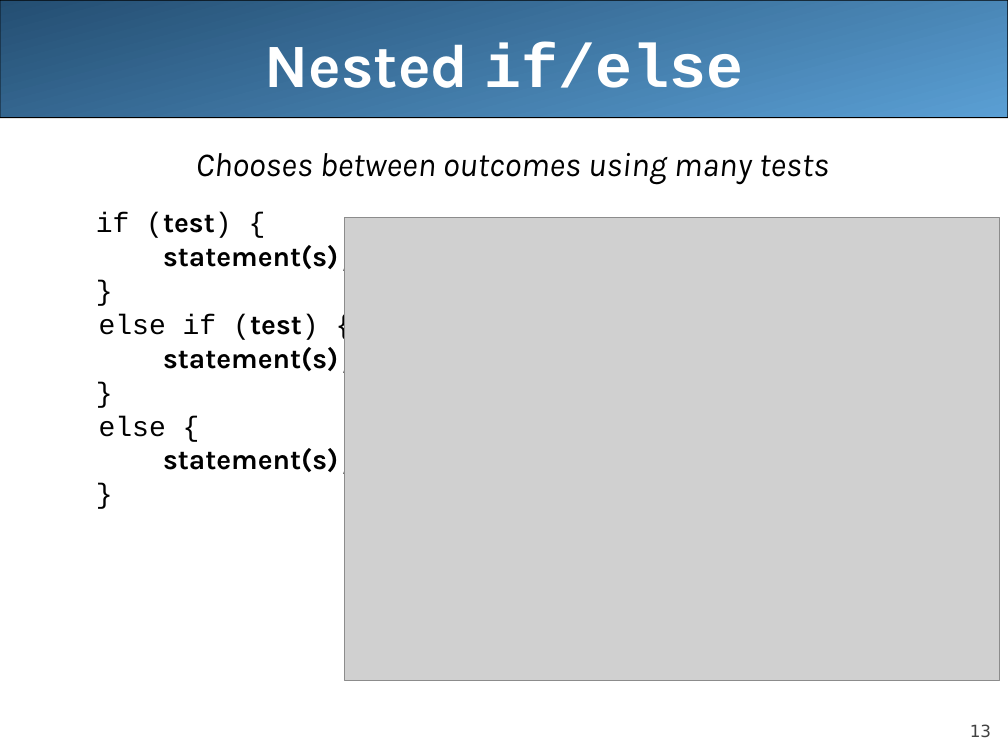
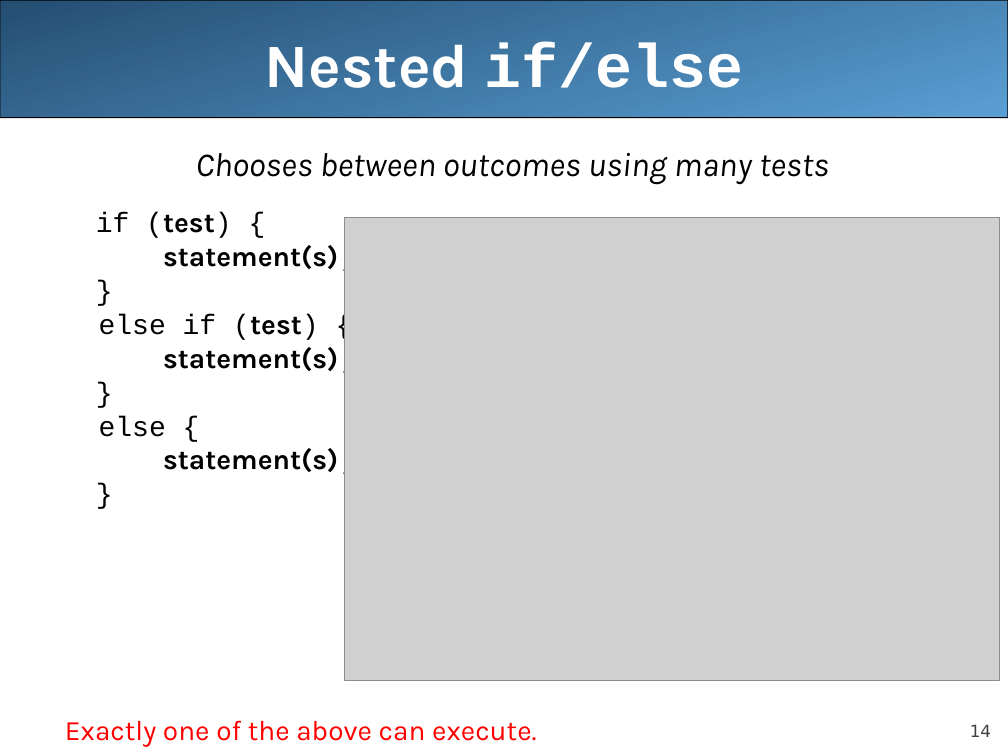
Before and after one commit to LongBaoNguyen/longbaonguyen.github.io, a slide deck: slide 14 of courses/apcsa/lecture8.ppt (slide 13 before the commit). Drawn at 1008x756 pixels with LibreOffice and Linux fonts; fonts in the diff are those of the drawing; grey boxes stand for pictures. Boxes give left, top, right and bottom in pixels: in the first picture for what was removed or moved away, otherwise in the second. Text is boxed around its words. In the diff, an @@ line names an element or a change of style, - is before the commit and + after.

```diff
--- a/courses/apcsa/lecture8.ppt
+++ b/courses/apcsa/lecture8.ppt
@@ text at [65,720,536,747]: paragraph added @@
+  Exactly one of the above can execute.
@@ page number at [970,724,991,737]: text changed @@
-13
+14
```
Also in this commit, not shown: 2 other slides changed, 1 slide added, 3 other files.
